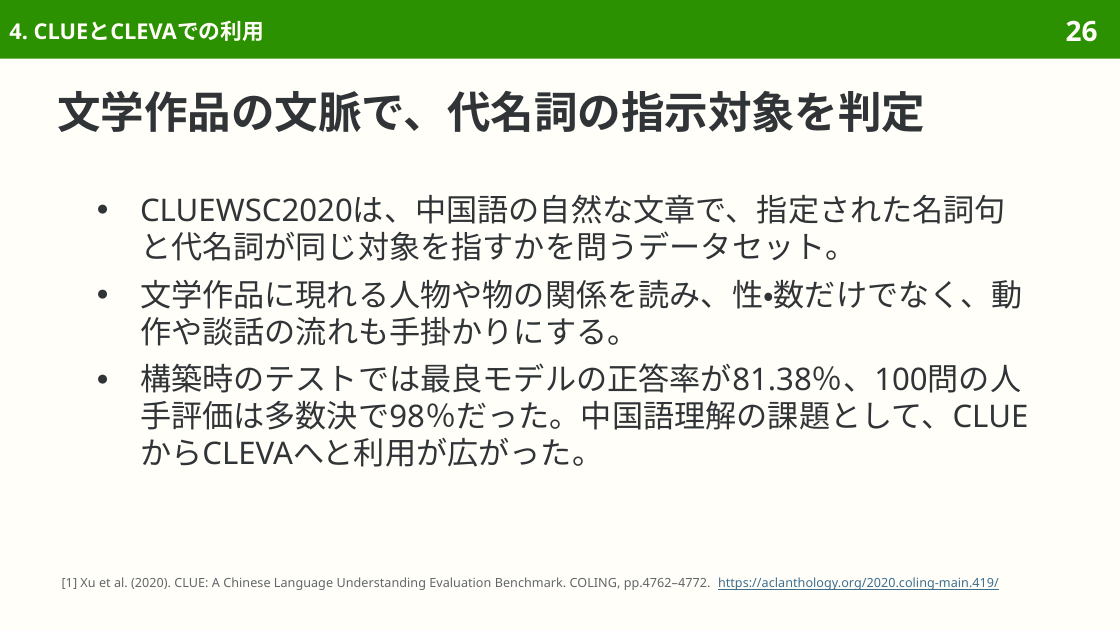
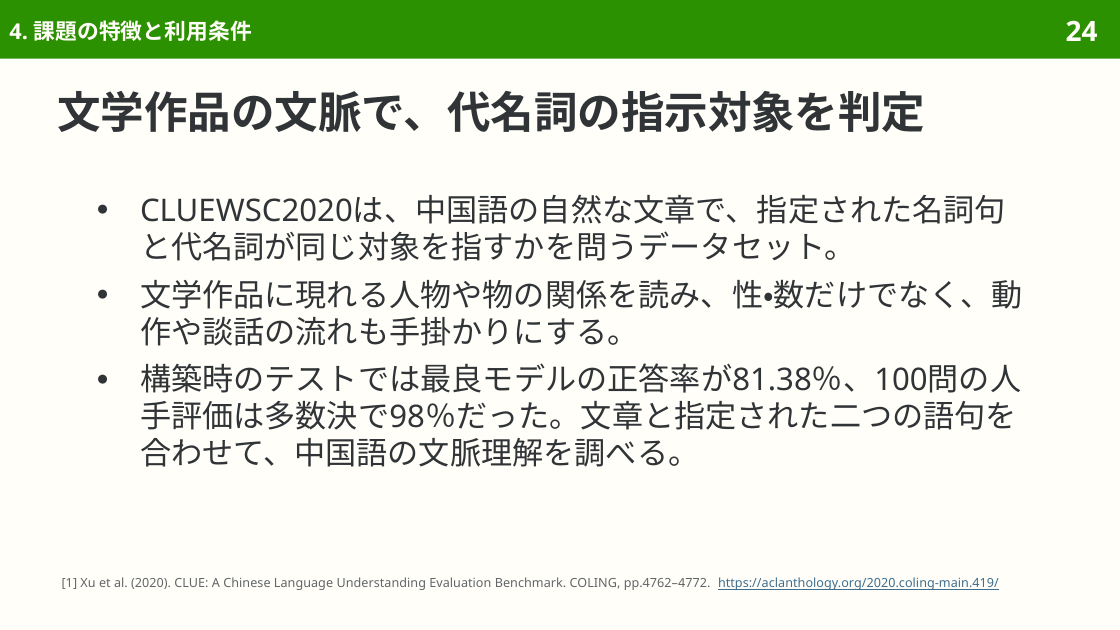
Before and after one commit to sasakiy84/datasets-in-10-minutes, a slide deck: slide 24 of slides/datasets-in-10-minutes-cluewsc2020.pptx (slide 26 before the commit). Drawn at 1120x630 pixels with LibreOffice and Linux fonts; fonts in the diff are those of the drawing. Boxes give left, top, right and bottom in pixels: in the first picture for what was removed or moved away, otherwise in the second. Text is boxed around its words. In the diff, an @@ line names an element or a change of style, - is before the commit and + after.

```diff
--- a/slides/datasets-in-10-minutes-cluewsc2020.pptx
+++ b/slides/datasets-in-10-minutes-cluewsc2020.pptx
@@ title at bbox=[9, 20, 252, 41]: text changed @@
-4. CLUEとCLEVAでの利用
+4. 課題の特徴と利用条件
@@ page number at bbox=[1066, 20, 1098, 41]: text changed @@
-26
+24
@@ text at bbox=[140, 363, 1021, 467]: text changed @@
-● 構築時のテストでは最良モデルの正答率が81.38％、100問の人手評価は多数決で98％だった。中国語理解の課題として、CLUEからCLEVAへと利用が広がった。
+● 構築時のテストでは最良モデルの正答率が81.38％、100問の人手評価は多数決で98％だった。文章と指定された二つの語句を合わせて、中国語の文脈理解を調べる。
```
Also in this commit, not shown: 10 other slides changed, 4 slides removed, 55 other files.
